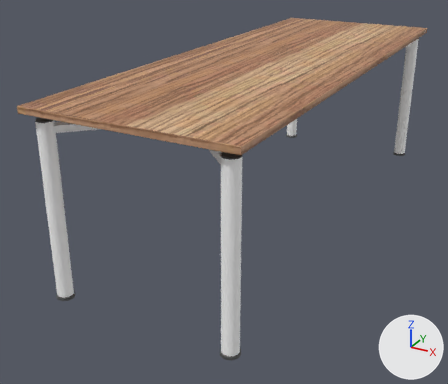
A saved change to the FBX model Assets/Meshes/Desks/Desk220x80_FINAL.fbx.
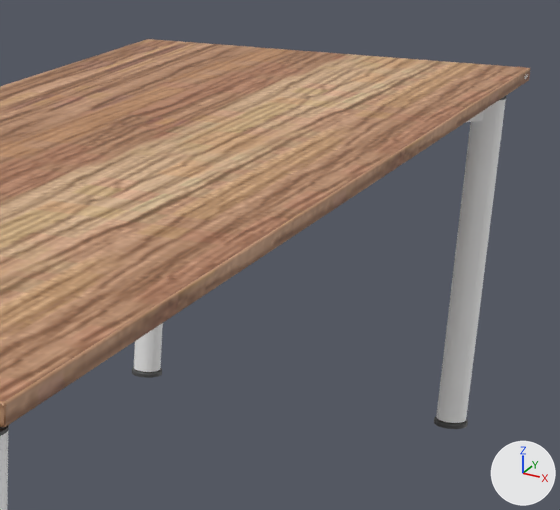
Each version appears first whole from a camera (50 mm lens) standing at (0.038, -0.0346, 0.032) and looking at (0.0064, 0.0229, 0.0033), and next in a close-up on the part from 53% to 98% of the width and 1% to 48% of the height. The axes (+X, +Y, +Z) are drawn at lower right. The lights are the same throughout. Where no turn or scale is listed for an object, it has been applied to the vertices. Vertices at the same position are counted once.

The first close-up shows 'blat_mesh', 'metal_mesh', 'plastiki_mesh'.
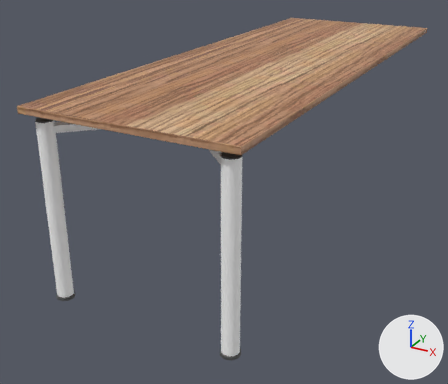
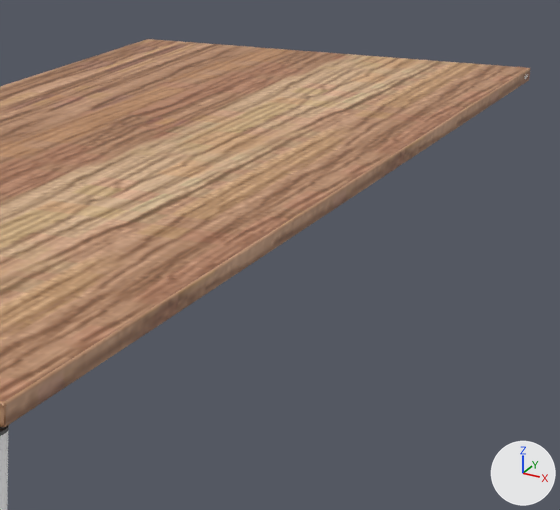
Where the change shows, as pixel boxes (x1, y1, x2, y2) in the close-ups (560 x 510 px):
'plastiki_mesh', reshaped
    before: (0, 96, 506, 436)
    after: (0, 425, 9, 436)
part 1 of me_mesh, deleted
    before: (132, 367, 162, 378)
part 2 of me_mesh, deleted
    before: (434, 416, 468, 429)
part 3 of me_mesh_002, deleted
    before: (436, 99, 506, 423)
part 4 of me_mesh_002, deleted
    before: (134, 323, 163, 372)

The change, as a diff of the scene's bpy script:
```diff
--- a/Assets/Meshes/Desks/Desk220x80_FINAL.fbx.py
+++ b/Assets/Meshes/Desks/Desk220x80_FINAL.fbx.py
@@ me_mesh_002 @@
 me_mesh_002.from_pydata(...)  # 951 vertices, 1844 faces; spans x 0.0..0.0203, y -0.0001..0.0559, z 0.0..0.0181
 # used by ob_metal_mesh; location = (0.0, 0.0, 0.0)
+# me_mesh_002 part 3: the loose piece of 150 vertices spanning x 0.0134..0.0196, y 0.049..0.0552, z 0.0003..0.0169 is deleted
+# me_mesh_002 part 4: the loose piece of 150 vertices spanning x 0.0007..0.0069, y 0.049..0.0552, z 0.0003..0.0169 is deleted
 me_mesh_002.materials.append(mat_metal)
@@ me_mesh @@
 me_mesh.from_pydata(...)  # 1512 vertices, 2976 faces; spans x 0.0..0.0203, y -0.0001..0.0559, z 0.0..0.017
 # used by ob_plastiki_mesh; location = (0.0, 0.0, 0.0)
+# me_mesh part 1: the loose piece of 248 vertices spanning x 0.0006..0.0023, y 0.0535..0.0553, z 0.0..0.0091 is deleted
+# me_mesh part 2: the loose piece of 248 vertices spanning x 0.018..0.0197, y 0.0535..0.0553, z 0.0..0.0091 is deleted
 me_mesh.materials.append(mat_czarny_plastik)
```
